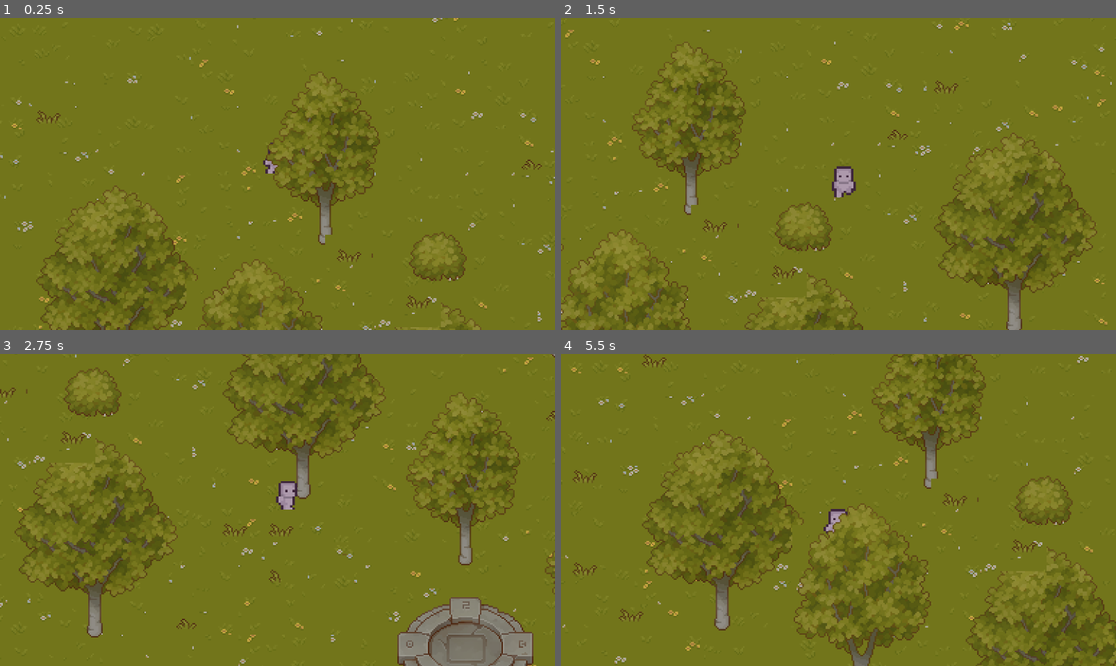
Above: before the commit, frames 1-4 (two rows, left to right).
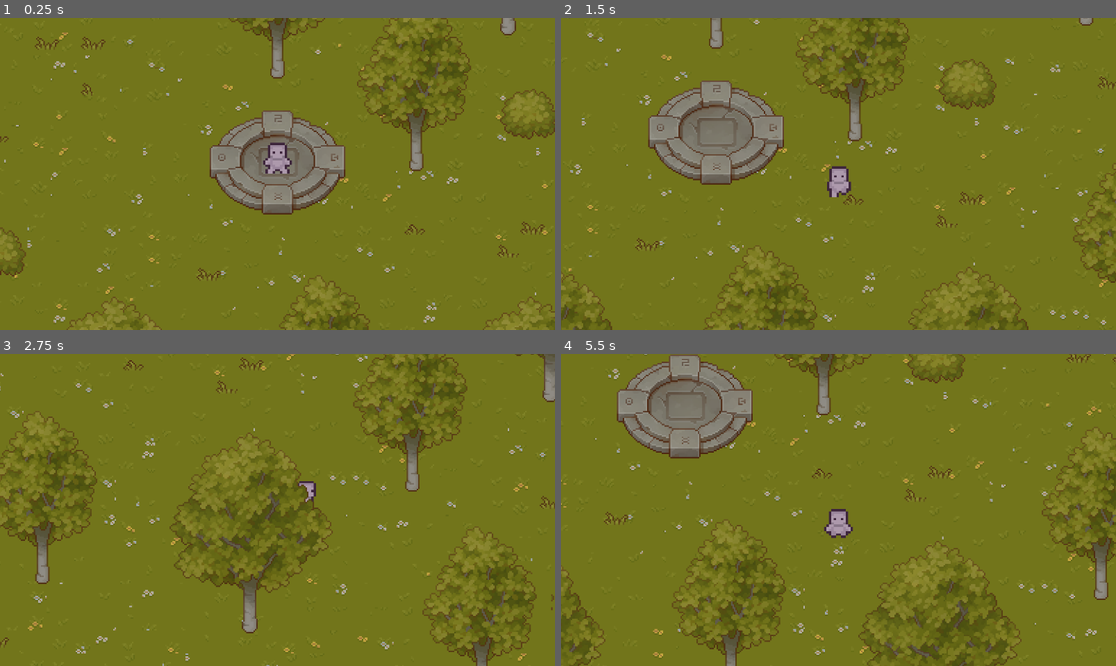
Above: after the commit, the same moments.

Repository: Wiqoi/GameJam
Game: Godot game, scene res://Scenes/game.tscn
The game is run twice, just before and just after one commit, with the same random seed, the same clock (stepped at 60 frames per second) and the same inputs.
Inputs:
- Up to frame 1 (0.25 s): no input
- Up to frame 2 (1.5 s): hold D (Player_Right) 0.53-1.28 s; hold S (Player_Down) from 1.28 s (still down)
- Up to frame 3 (2.75 s): release S (Player_Down) at 2.03 s; hold D (Player_Right) from 2.03 s (still down)
- Up to frame 4 (5.5 s): release D (Player_Right) at 2.78 s; hold W (Player_Up) 2.78-3.53 s; hold A (Player_Left) 3.53-5.03 s; hold S (Player_Down) from 5.03 s (still down)

The runs differ from the first frame. In frame 1, 17% of the frame differs, in the area x 0-100%, y 0-100%; in frame 2, 19%; in frame 3, 23%; in frame 4, 24%.

Commit message:
Update game.tscn

Diff:
--- a/Scenes/game.tscn
+++ b/Scenes/game.tscn
@@ -2968,7 +2968,7 @@
 [node name="Player" parent="." instance=ExtResource("1_ebmjs")]
 unique_name_in_owner = true
 z_index = 1
-position = Vector2(140, 79)
+position = Vector2(509, 322)
 movement_speed = 185.0
 
 [node name="Backgroundish" type="TileMapLayer" parent="."]
